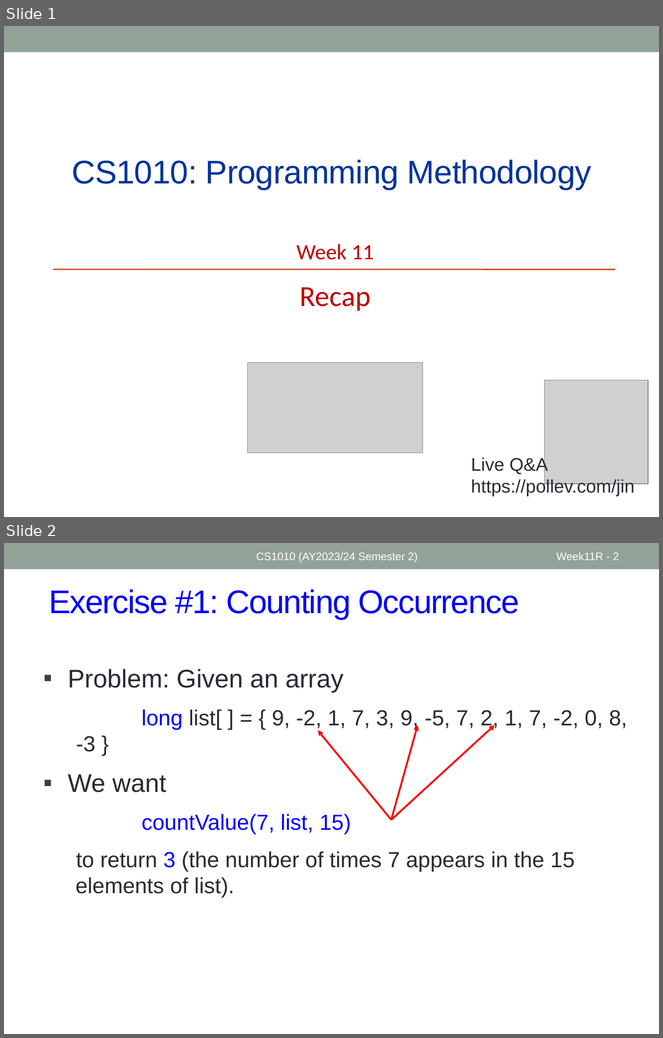
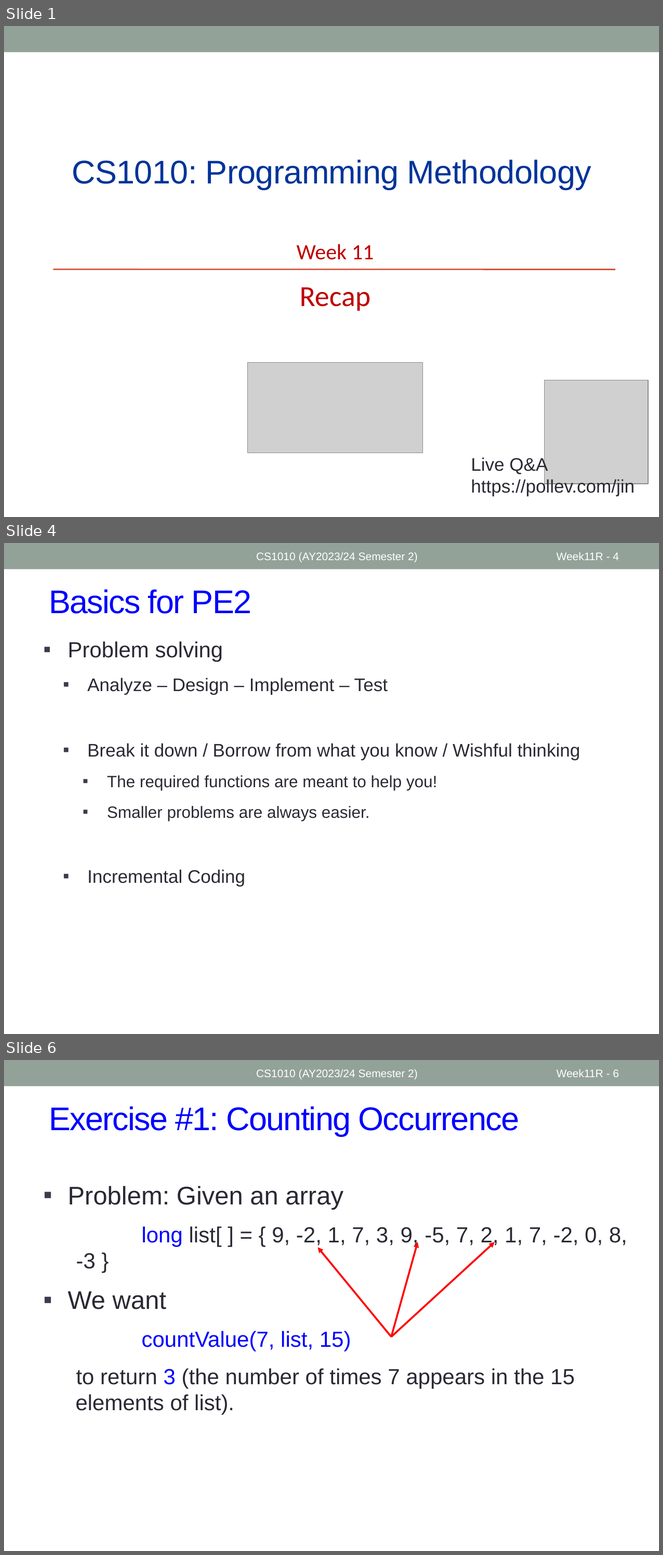
Before and after one commit to nus-cs1010-2425-s2/website, a slide deck: slides/Week11_Recap.pptx. Shown one above the other, each under a label of ours: slides 1 and 2 before the commit, slides 1, 4 and 6 after it; the slides between them are not shown. The pictures are 663x1038 and 663x1555 pixels, drawn with LibreOffice and Linux fonts; fonts in the diff are those of the drawing; grey boxes stand for pictures. Boxes give left, top, right and bottom in pixels: in the first picture for what was removed or moved away, otherwise in the second. Text is boxed around its words. In the diff, an @@ line names an element or a change of style, - is before the commit and + after.

```diff
--- a/slides/Week11_Recap.pptx
+++ b/slides/Week11_Recap.pptx
@@ slide 4 added at (x1=4, y1=543, x2=659, y2=1034), background #FFFFFF; not listed: 1 template element that a slide beside it also shows @@
@@ text added at (x1=256, y1=552, x2=418, y2=562), 12 pt, text #FFFFFF @@
+CS1010 (AY2023/24 Semester 2)
@@ page number added at (x1=557, y1=552, x2=619, y2=560), 12 pt, text #FFFFFF @@
+Week11R - 4
@@ title added at (x1=49, y1=589, x2=252, y2=614), 36 pt, text #0000FF @@
+Basics for PE2
@@ text added at (x1=68, y1=641, x2=581, y2=887), 20 pt, text #292934 @@
+▪ Problem solving
+  ▪ Analyze – Design – Implement – Test
+  ▪ Break it down / Borrow from what you know / Wishful thinking
+    ▪ The required functions are meant to help you!
+    ▪ Smaller problems are always easier.
+  ▪ Incremental Coding
@@ what was slide 2 is now slide 6 @@
@@ page number at (x1=557, y1=1069, x2=619, y2=1077): text changed @@
-Week11R - 2
+Week11R - 6
```
Also in this commit, not shown: 7 slides changed, 2 other slides added, 4 other files.
